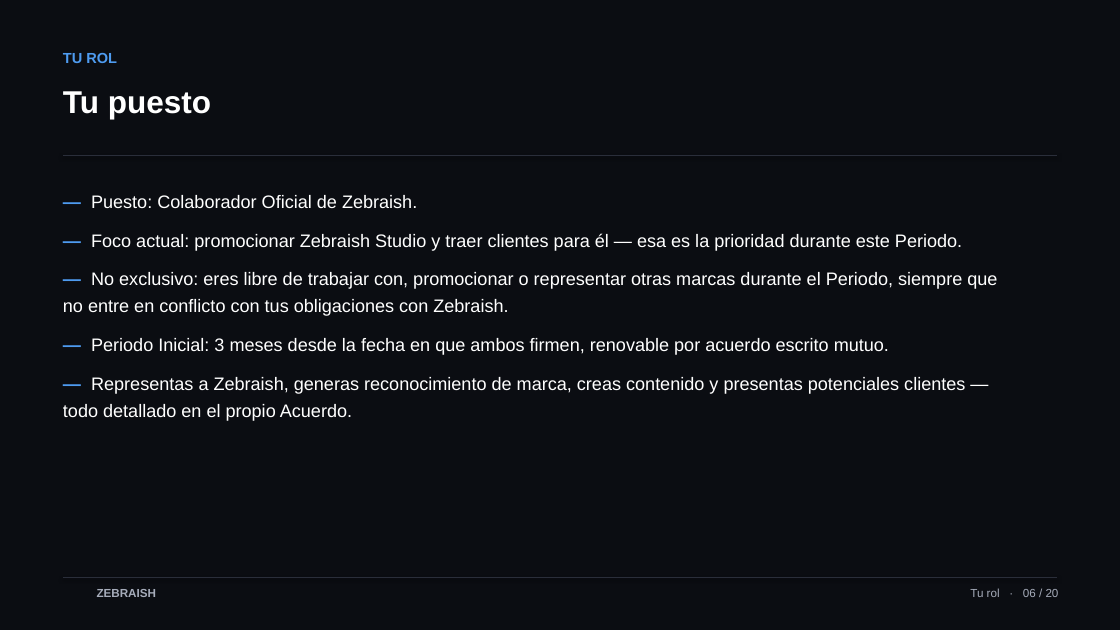
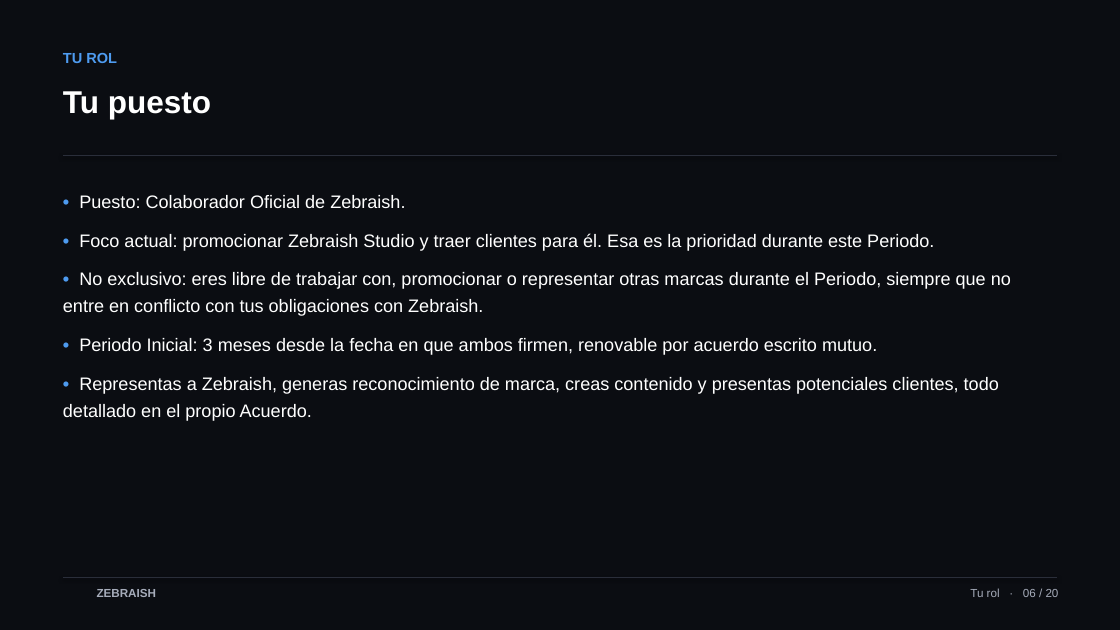
Before and after one commit to TheApeAcademy/ZEBRAISH-, a slide deck: slide 6 of zebraish-christian-onboarding-es.pptx. Drawn at 1120x630 pixels with LibreOffice and Linux fonts; fonts in the diff are those of the drawing; background and template pictures are left out. Boxes give left, top, right and bottom in pixels: in the first picture for what was removed or moved away, otherwise in the second. Text is boxed around its words. In the diff, an @@ line names an element or a change of style, - is before the commit and + after.

```diff
--- a/zebraish-christian-onboarding-es.pptx
+++ b/zebraish-christian-onboarding-es.pptx
@@ text at [63,195,1011,421]: text changed @@
-— Puesto: Colaborador Oficial de Zebraish.
-— Foco actual: promocionar Zebraish Studio y traer clientes para él — esa es la prioridad durante este Periodo.
-— No exclusivo: eres libre de trabajar con, promocionar o representar otras marcas durante el Periodo, siempre que no entre en conflicto con tus obligaciones con Zebraish.
-— Periodo Inicial: 3 meses desde la fecha en que ambos firmen, renovable por acuerdo escrito mutuo.
-— Representas a Zebraish, generas reconocimiento de marca, creas contenido y presentas potenciales clientes — todo detallado en el propio Acuerdo.
+• Puesto: Colaborador Oficial de Zebraish.
+• Foco actual: promocionar Zebraish Studio y traer clientes para él. Esa es la prioridad durante este Periodo.
+• No exclusivo: eres libre de trabajar con, promocionar o representar otras marcas durante el Periodo, siempre que no entre en conflicto con tus obligaciones con Zebraish.
+• Periodo Inicial: 3 meses desde la fecha en que ambos firmen, renovable por acuerdo escrito mutuo.
+• Representas a Zebraish, generas reconocimiento de marca, creas contenido y presentas potenciales clientes, todo detallado en el propio Acuerdo.
```
Also in this commit, not shown: 14 other slides changed, 3 other files.
